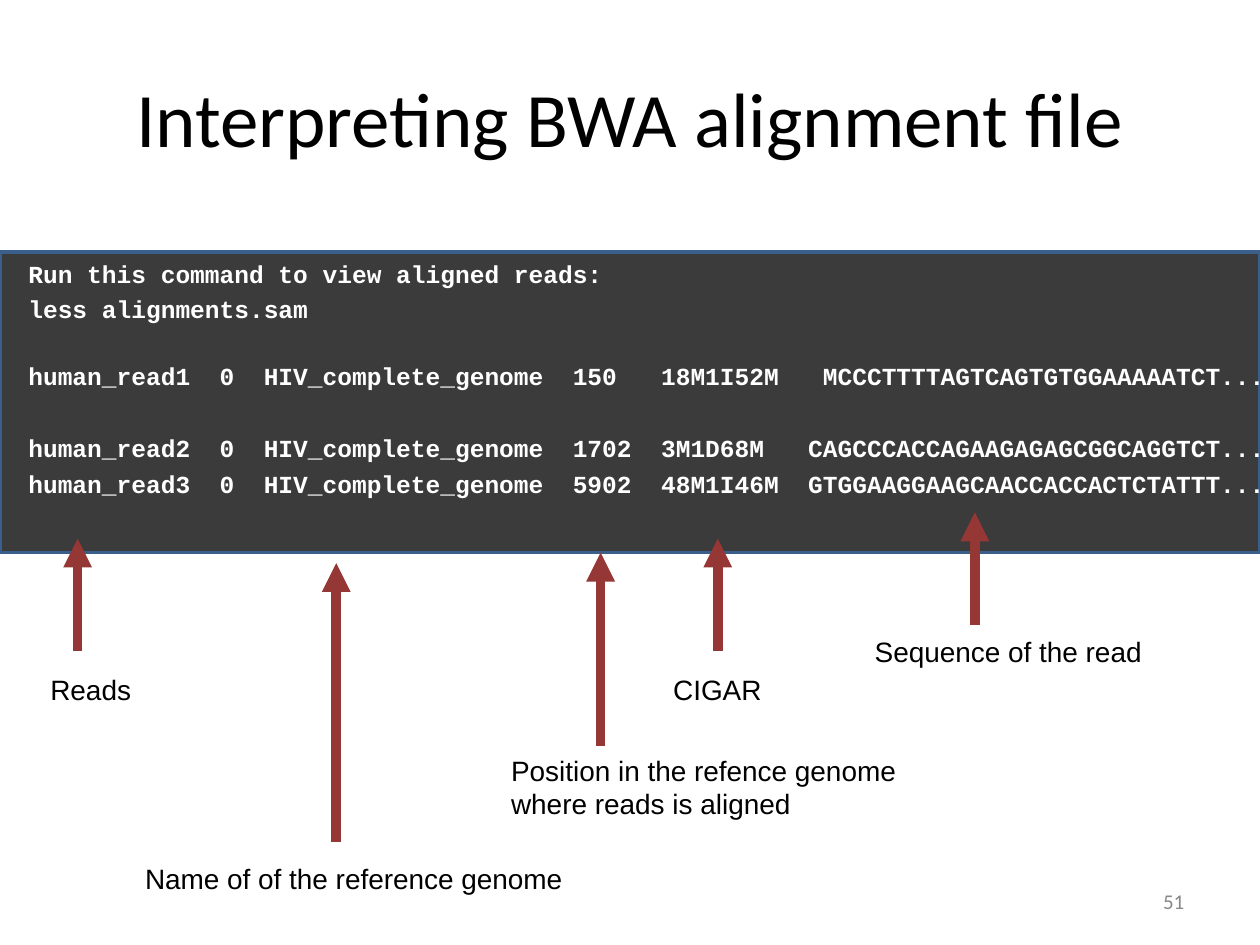
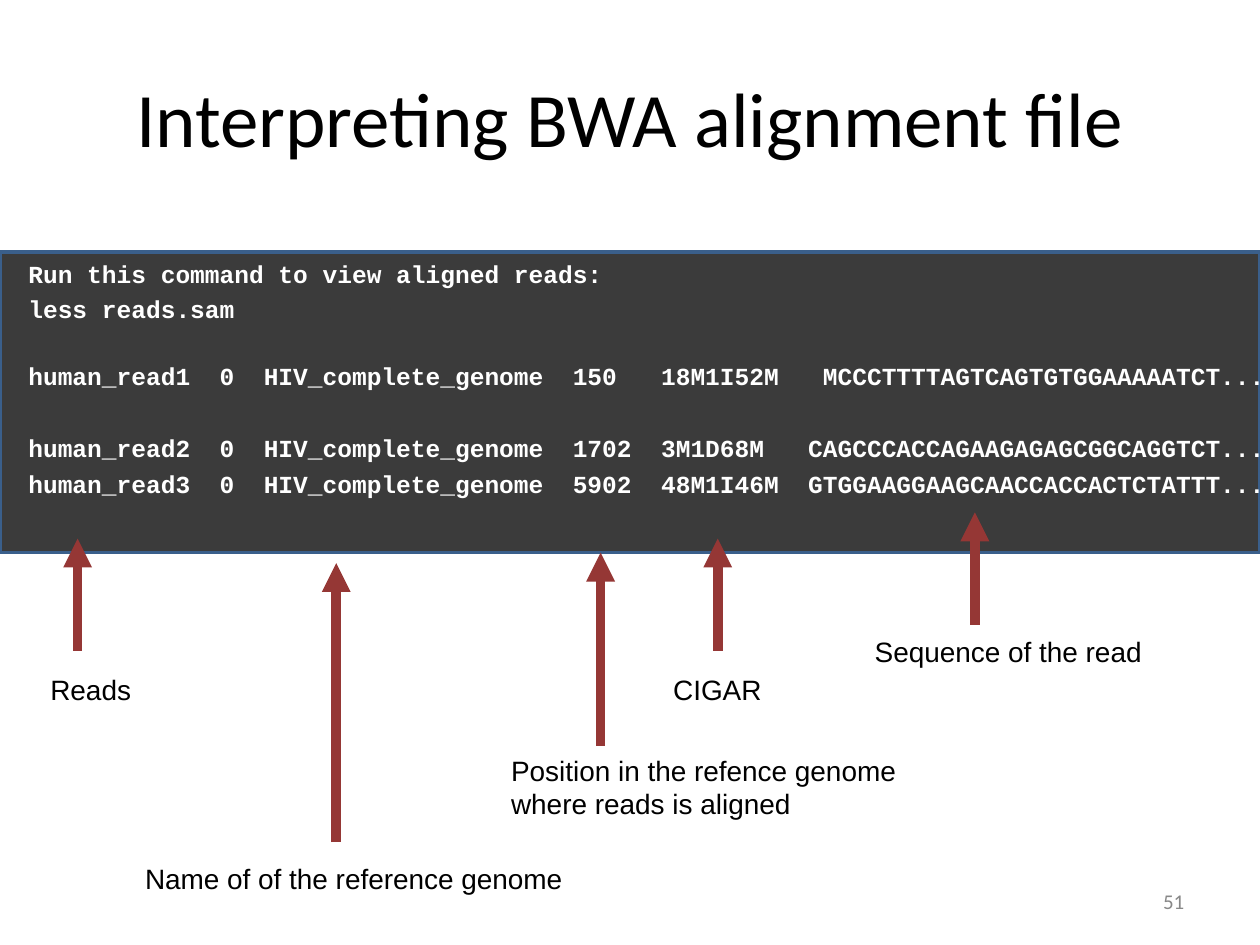
Before and after one commit to Mangul-Lab-USC/BWA_Tutorial, a slide deck: slide 51 of powerpoint/day1_BWA_UNIX_SM2.pptx. Drawn at 1260x945 pixels with LibreOffice and Linux fonts; fonts in the diff are those of the drawing. Boxes give left, top, right and bottom in pixels: in the first picture for what was removed or moved away, otherwise in the second. Text is boxed around its words. In the diff, an @@ line names an element or a change of style, - is before the commit and + after.

Commit message:
update ppt

```diff
--- a/powerpoint/day1_BWA_UNIX_SM2.pptx
+++ b/powerpoint/day1_BWA_UNIX_SM2.pptx
@@ text at [28, 300, 234, 319]: text changed @@
-less alignments.sam
+less reads.sam
```
Also in this commit, not shown: 2 other files.
